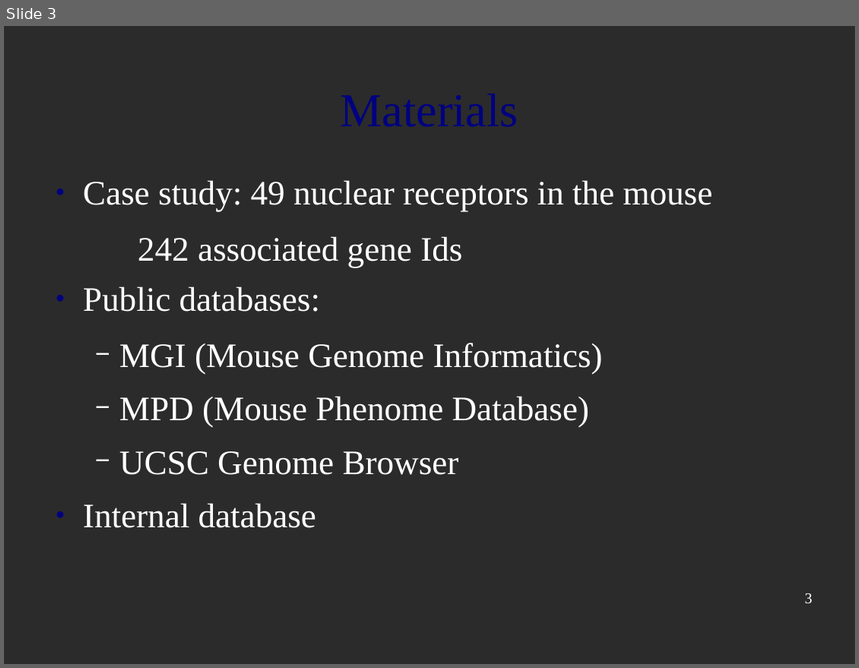
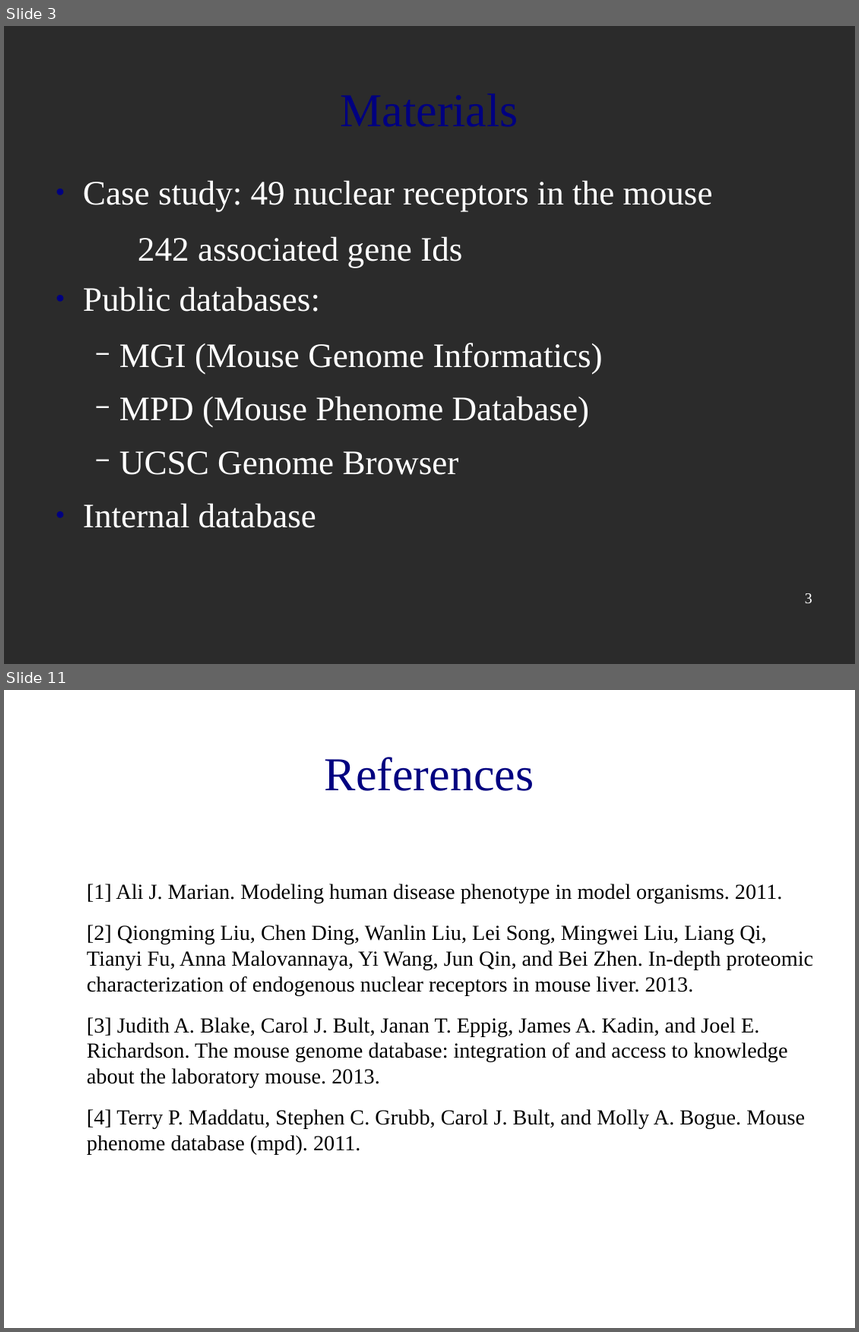
Before and after one commit to dianaiacob11/gobiGIT, a slide deck: presentation/GoBI_NuclearReceptors_IacobBeratis.odp. Shown one above the other, each under a label of ours: slide 3 before the commit, slides 3 and 11 after it; the slides between them are not shown. The pictures are 859x668 and 859x1332 pixels, drawn with LibreOffice and Linux fonts; fonts in the diff are those of the drawing; background and template pictures are left out; a plain dark background stands for a picture behind light text. Boxes give left, top, right and bottom in pixels: in the first picture for what was removed or moved away, otherwise in the second. Text is boxed around its words. In the diff, an @@ line names an element or a change of style, - is before the commit and + after.

```diff
--- a/presentation/GoBI_NuclearReceptors_IacobBeratis.odp
+++ b/presentation/GoBI_NuclearReceptors_IacobBeratis.odp
@@ slide 11 added at (4, 690, 855, 1328), background picture (left out) @@
@@ title added at (325, 757, 534, 791), 44 pt, text #000080 @@
+References
@@ text added at (87, 884, 814, 1154), 20 pt, text #000000 @@
+[1] Ali J. Marian. Modeling human disease phenotype in model organisms. 2011.
+[2] Qiongming Liu, Chen Ding, Wanlin Liu, Lei Song, Mingwei Liu, Liang Qi, Tianyi Fu, Anna Malovannaya, Yi Wang, Jun Qin, and Bei Zhen. In-depth proteomic characterization of endogenous nuclear receptors in mouse liver. 2013.
+[3] Judith A. Blake, Carol J. Bult, Janan T. Eppig, James A. Kadin, and Joel E. Richardson. The mouse genome database: integration of and access to knowledge about the laboratory mouse. 2013.
+[4] Terry P. Maddatu, Stephen C. Grubb, Carol J. Bult, and Molly A. Bogue. Mouse phenome database (mpd). 2011.
@@ page number added at (614, 1254, 813, 1298), 14 pt, text #FFFFFF @@
+11
```
Also in this commit, not shown: 7 slides changed, 1 other slide added, 1 slide removed, 8 other files.
